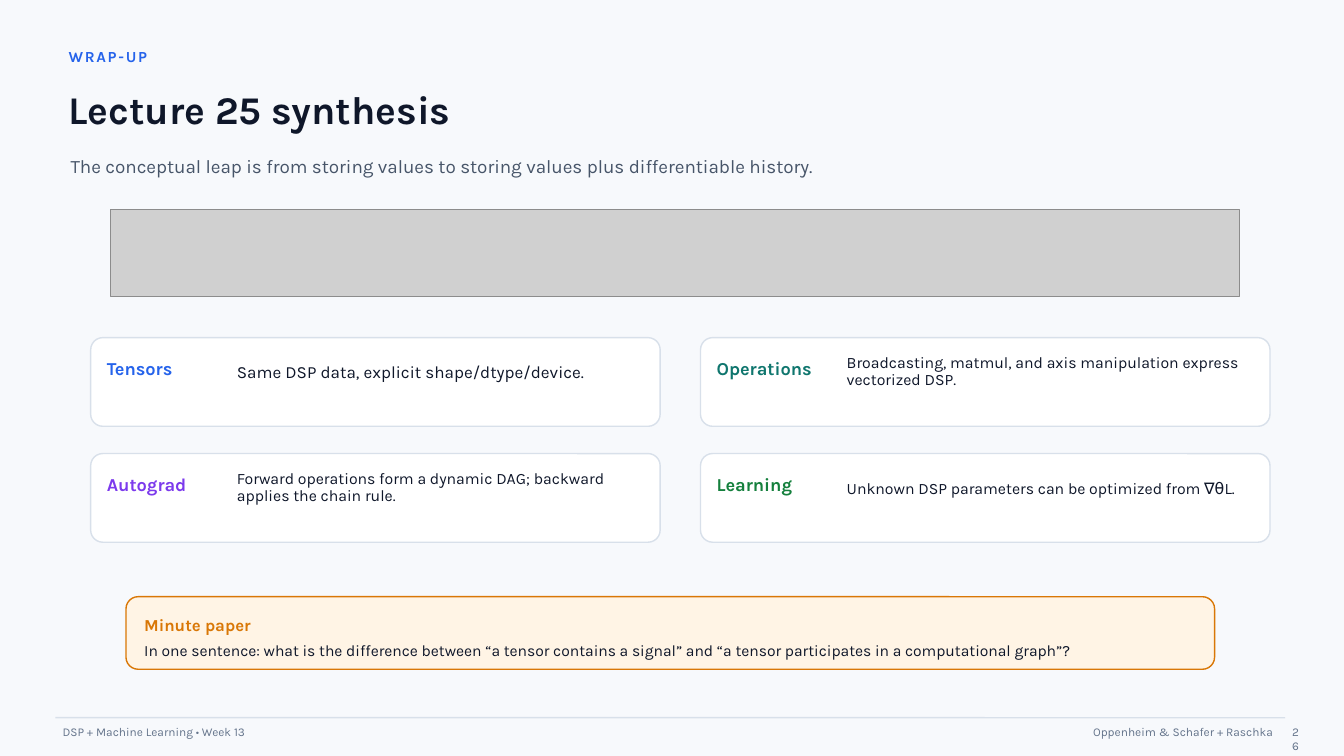
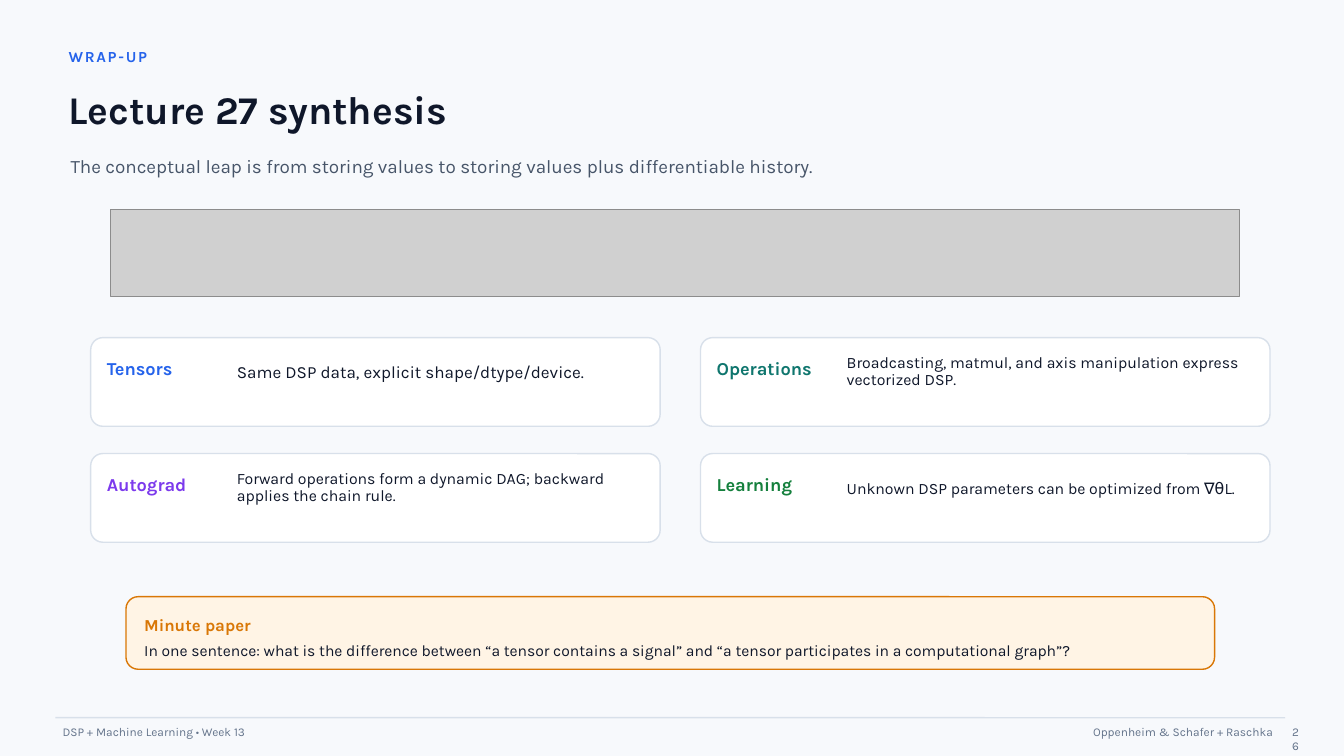
Before and after one commit to mathys2000/ecen45632_f26, a slide deck: slide 26 of python/CourseDesign/Week14newFromWeek13e/Week14_Lecture27_Tensors_Autograd.pptx. Drawn at 1344x756 pixels with LibreOffice and Linux fonts; fonts in the diff are those of the drawing; grey boxes stand for pictures. Boxes give left, top, right and bottom in pixels: in the first picture for what was removed or moved away, otherwise in the second. Text is boxed around its words. In the diff, an @@ line names an element or a change of style, - is before the commit and + after.

```diff
--- a/python/CourseDesign/Week14newFromWeek13e/Week14_Lecture27_Tensors_Autograd.pptx
+++ b/python/CourseDesign/Week14newFromWeek13e/Week14_Lecture27_Tensors_Autograd.pptx
@@ text at <box>69,96,447,134</box>: text changed @@
-Lecture 25 synthesis
+Lecture 27 synthesis
```
Also in this commit, not shown: 14 other files.
